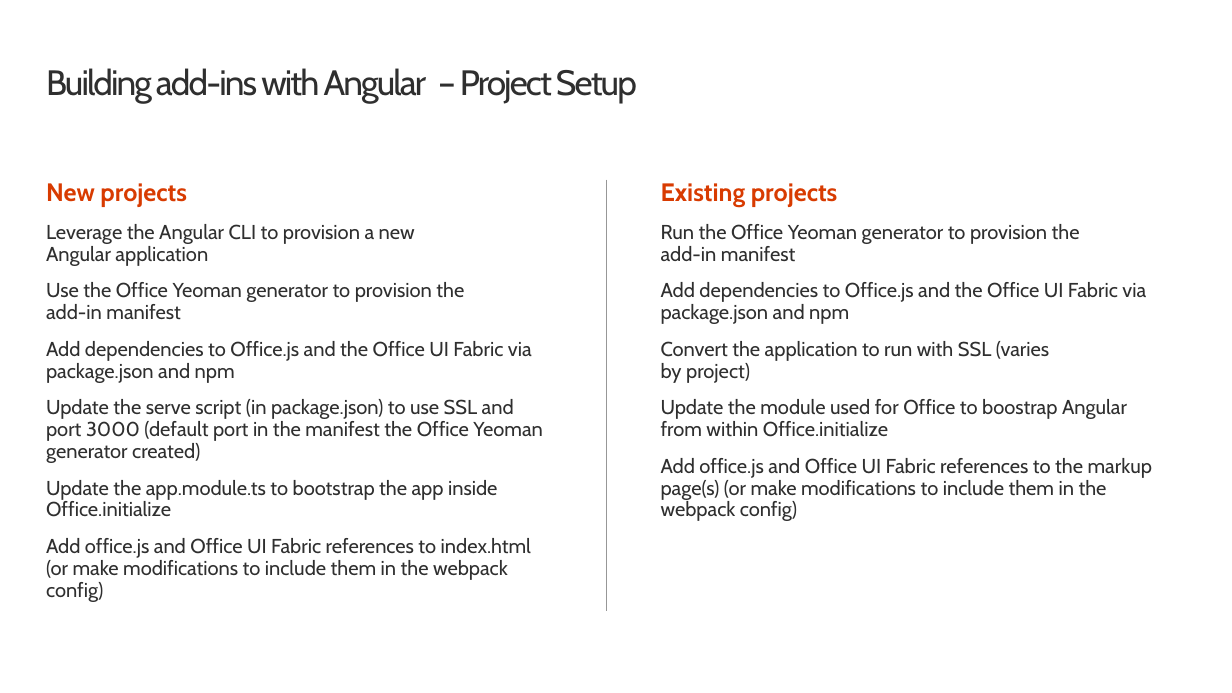
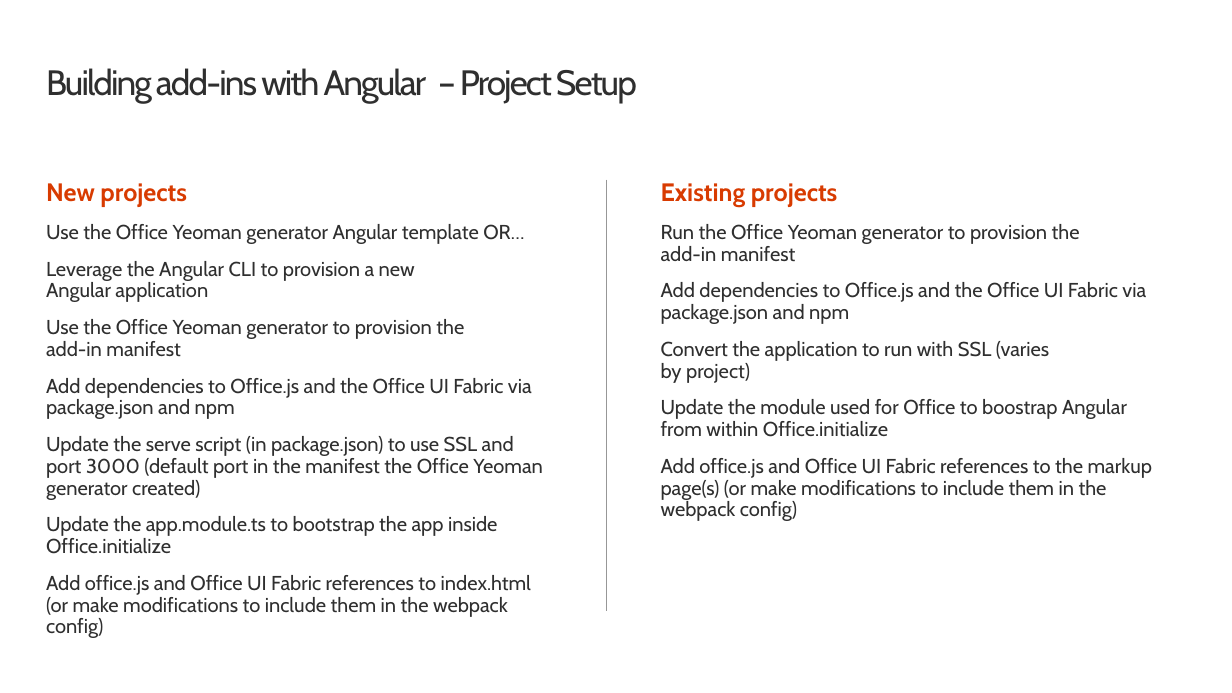
Before and after one commit to OfficeDev/TrainingContent, a slide deck: slide 6 of OfficeAddin/05 Using modern JavaScript/02 Build an Office Add-in using Angular.pptx. Drawn at 1232x693 pixels with LibreOffice and Linux fonts; fonts in the diff are those of the drawing; background and template pictures are left out. Boxes give left, top, right and bottom in pixels: in the first picture for what was removed or moved away, otherwise in the second. Text is boxed around its words. In the diff, an @@ line names an element or a change of style, - is before the commit and + after.

```diff
--- a/OfficeAddin/05 Using modern JavaScript/02 Build an Office Add-in using Angular.pptx
+++ b/OfficeAddin/05 Using modern JavaScript/02 Build an Office Add-in using Angular.pptx
@@ text at box(46, 224, 524, 244): paragraph added @@
+  Use the Office Yeoman generator Angular template OR…
```
Also in this commit, not shown: 17 other files.
